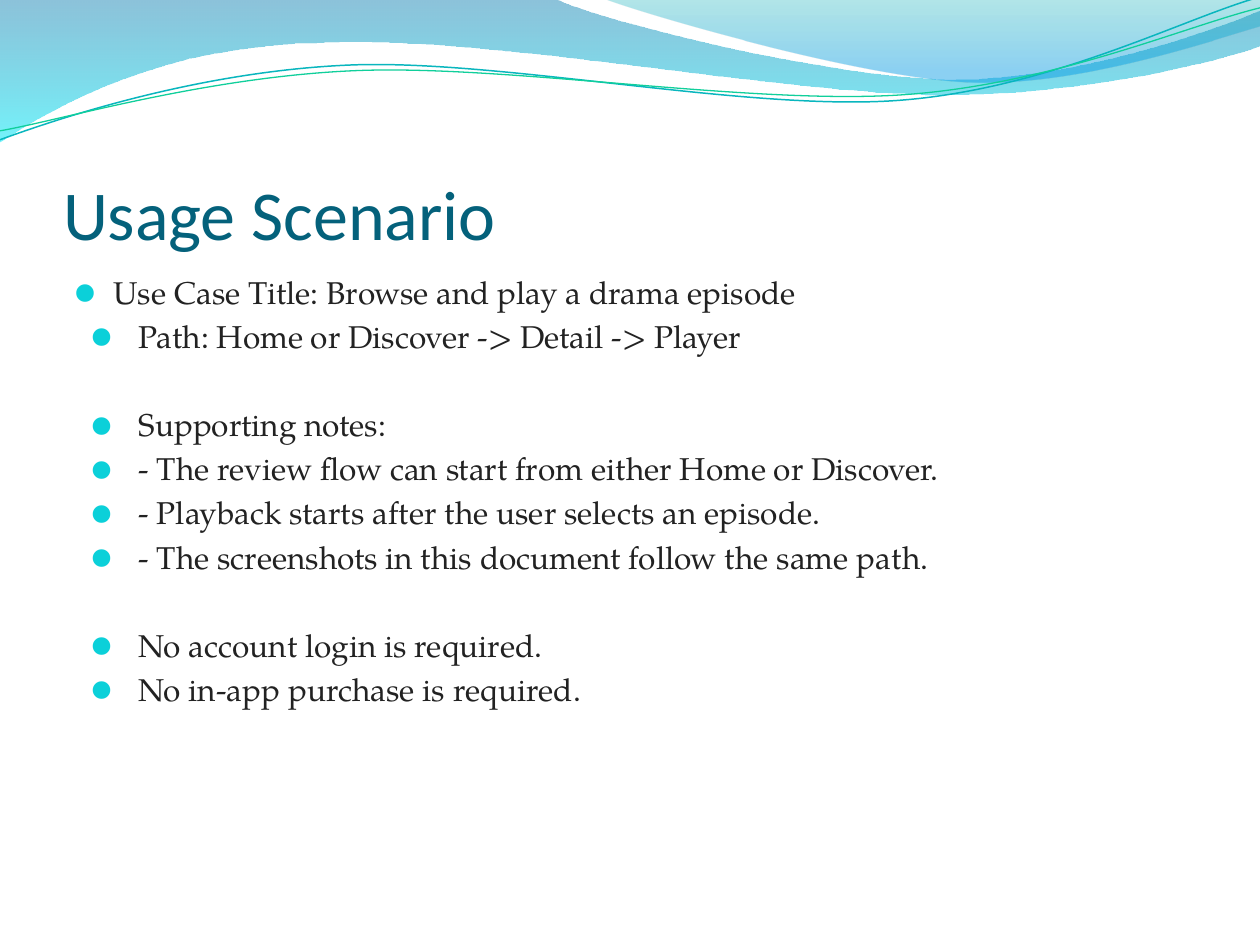
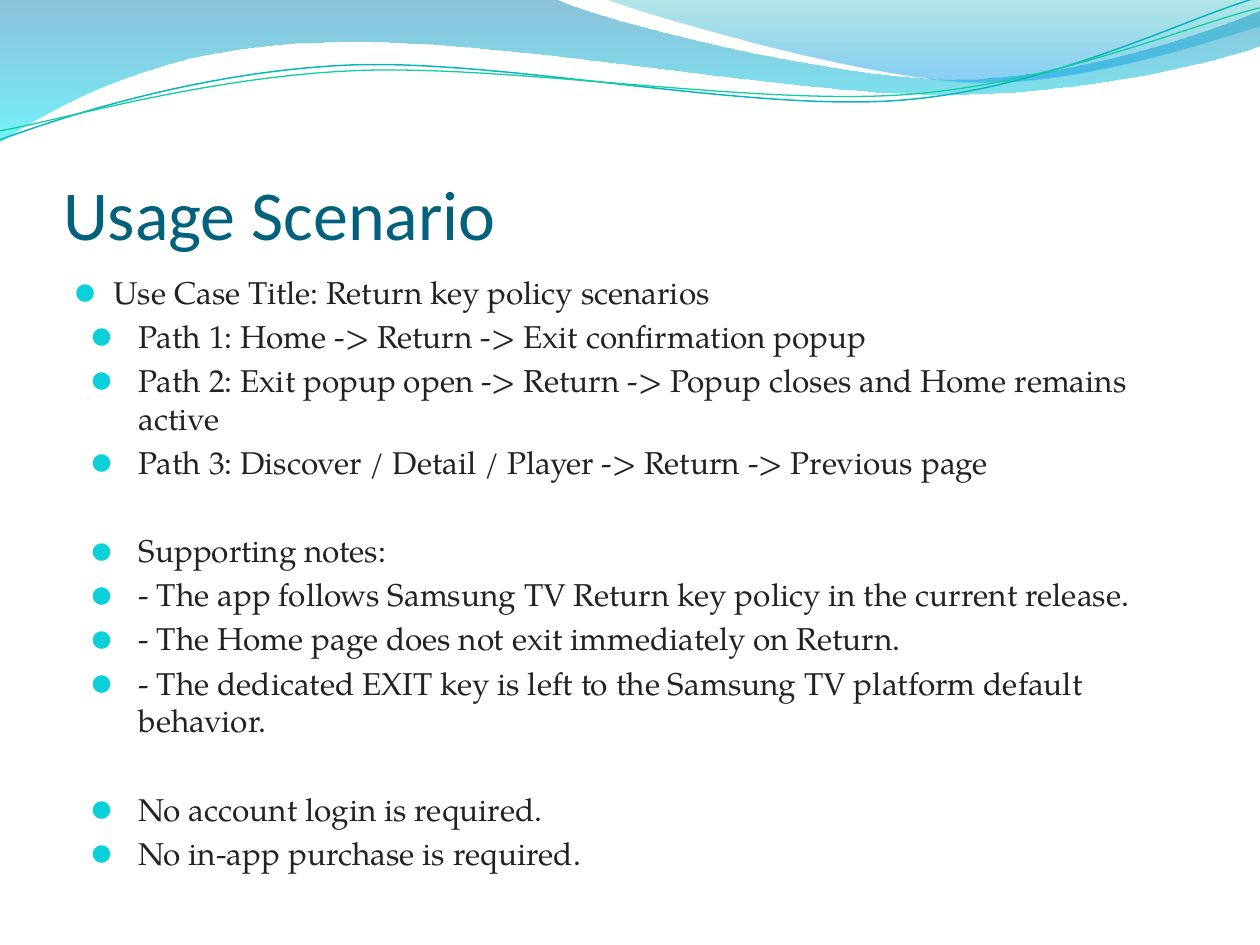
Before and after one commit to Alexzzl/MoneTV, a slide deck: slide 8 of App_Description_MoneTV_filled.pptx. Drawn at 1260x945 pixels with LibreOffice and Linux fonts; fonts in the diff are those of the drawing; background and template pictures are left out. Boxes give left, top, right and bottom in pixels: in the first picture for what was removed or moved away, otherwise in the second. Text is boxed around its words. In the diff, an @@ line names an element or a change of style, - is before the commit and + after.

```diff
--- a/App_Description_MoneTV_filled.pptx
+++ b/App_Description_MoneTV_filled.pptx
@@ text at (x1=113, y1=281, x2=1127, y2=483): text changed @@
-⚫ Use Case Title: Browse and play a drama episode
-⚫ Path: Home or Discover -> Detail -> Player
+⚫ Use Case Title: Return key policy scenarios
+⚫ Path 1: Home -> Return -> Exit confirmation popup
+⚫ Path 2: Exit popup open -> Return -> Popup closes and Home remains active
+⚫ Path 3: Discover / Detail / Player -> Return -> Previous page
@@ text at (x1=139, y1=583, x2=1129, y2=733): text changed @@
-⚫ - The review flow can start from either Home or Discover.
-⚫ - Playback starts after the user selects an episode.
-⚫ - The screenshots in this document follow the same path.
+⚫ - The app follows Samsung TV Return key policy in the current release.
+⚫ - The Home page does not exit immediately on Return.
+⚫ - The dedicated EXIT key is left to the Samsung TV platform default behavior.
```
Also in this commit, not shown: 3 other slides changed, 2 slides added, 1 slide removed, 17 other files.
